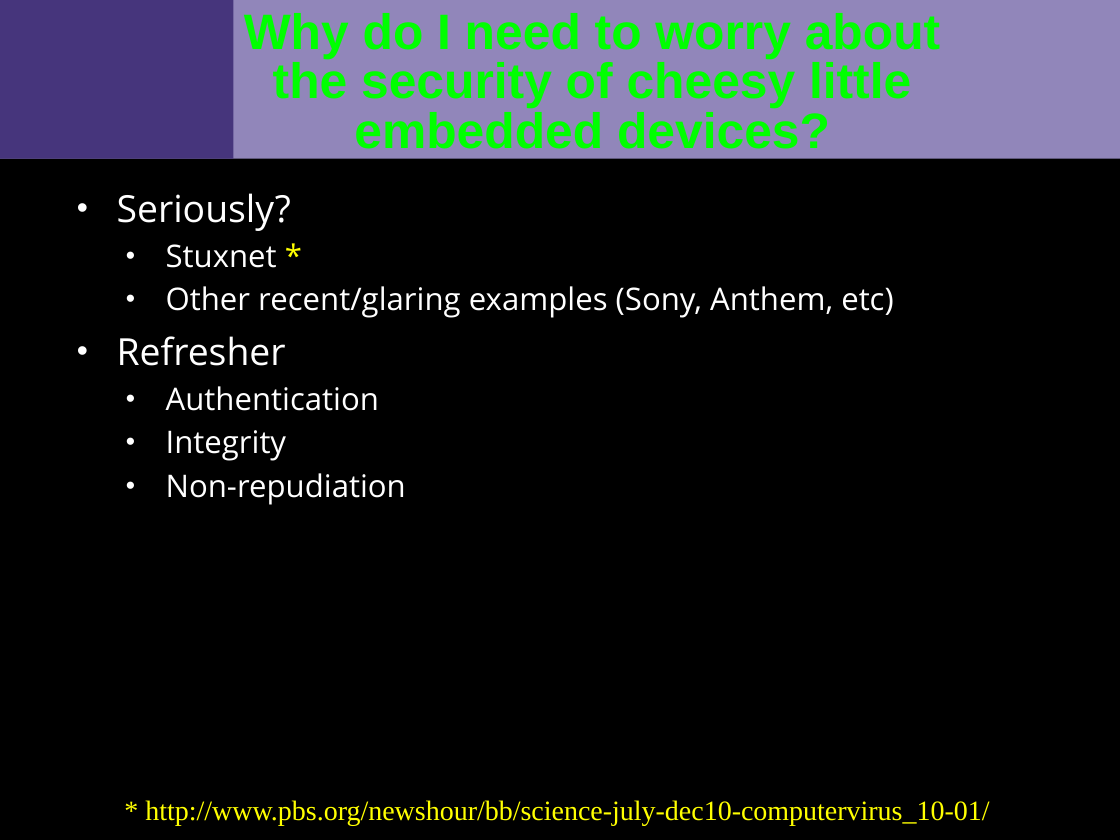
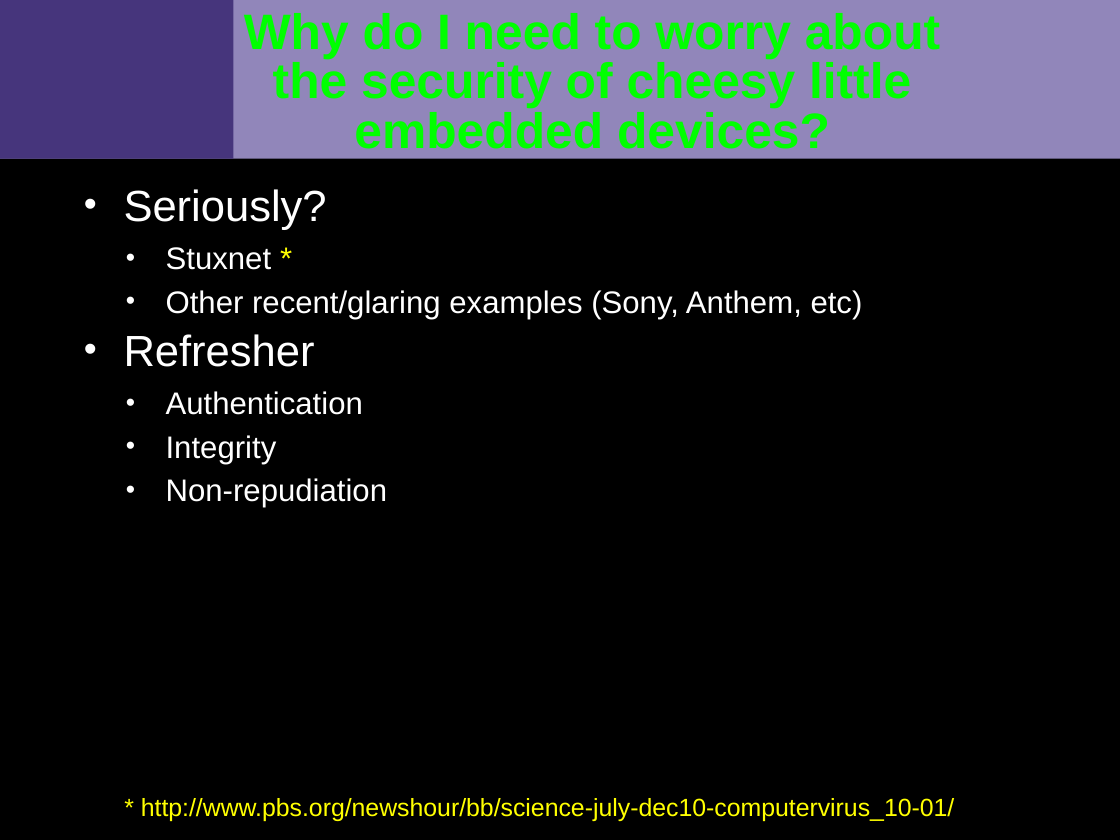
Before and after one commit to VCTLabs/elc2015-presentations, a slide deck: slide 2 of security_IoT/security_assessment_slides.odp. Drawn at 1120x840 pixels with LibreOffice and Linux fonts; fonts in the diff are those of the drawing; background and template pictures are left out. Boxes give left, top, right and bottom in pixels: in the first picture for what was removed or moved away, otherwise in the second. Text is boxed around its words. In the diff, an @@ line names an element or a change of style, - is before the commit and + after.

```diff
--- a/security_IoT/security_assessment_slides.odp
+++ b/security_IoT/security_assessment_slides.odp
@@ text "Seriously?" at (124, 189, 863, 507): size 24 to 28 pt in "Seriously?", "Refresher"; font Open Sans to Arial; indent changed; more space between paragraphs @@
@@ text "* http://www.pbs.org/newshour/bb/science-july-dec10-computer ..." at (141, 798, 955, 821): size 18 to 16 pt, font Times New Roman to Arial @@
```
Also in this commit, not shown: 11 other slides changed, 1 other file.
